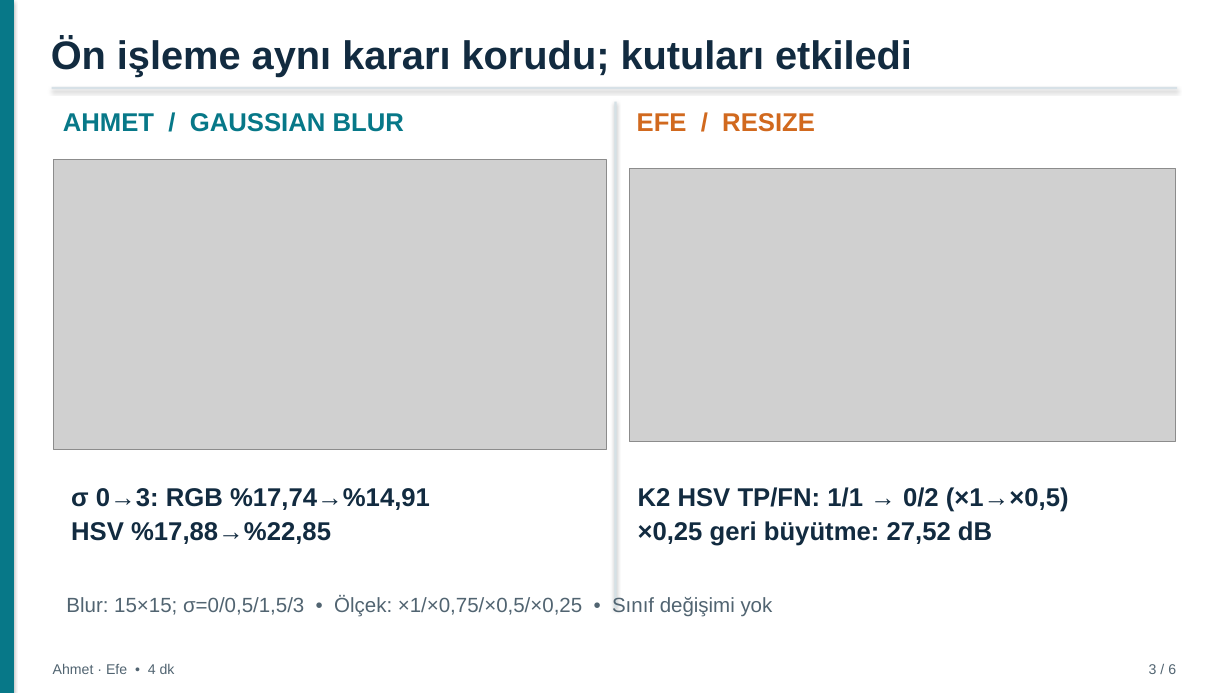
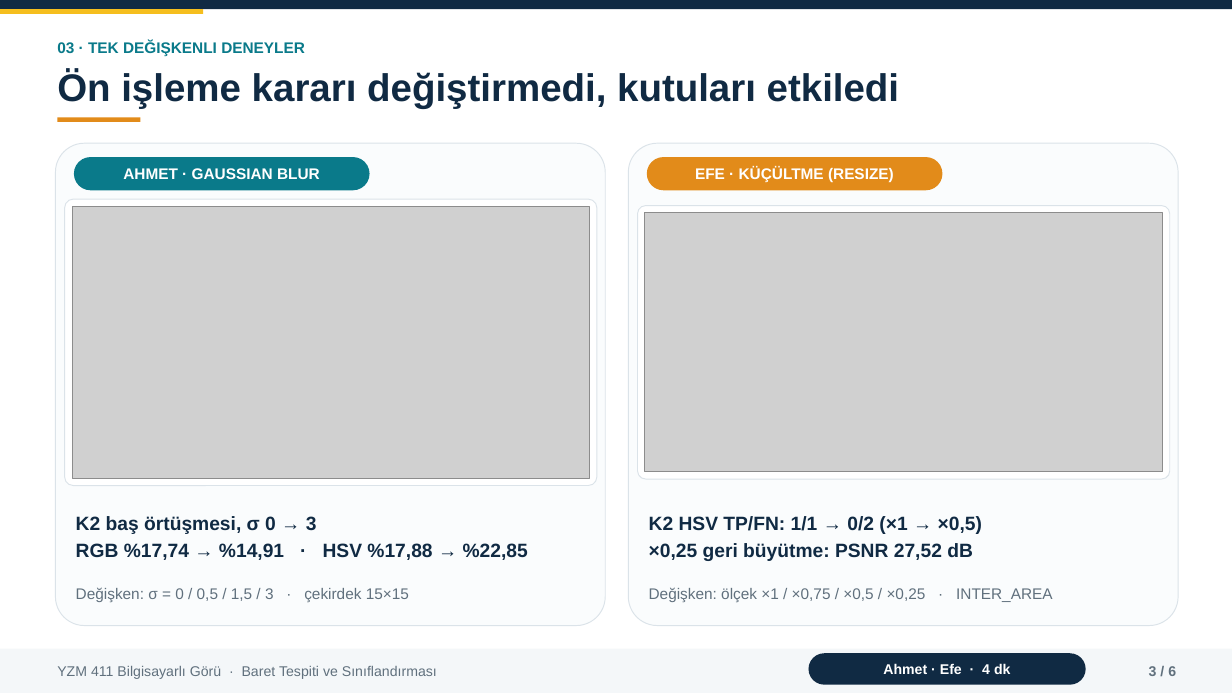
Before and after one commit to mderviskocar/barettespiti, a slide deck: slide 3 of sunum/baret_tespiti_sunum.pptx. Drawn at 1232x693 pixels with LibreOffice and Linux fonts; fonts in the diff are those of the drawing; grey boxes stand for pictures. Boxes give left, top, right and bottom in pixels: in the first picture for what was removed or moved away, otherwise in the second. Text is boxed around its words. In the diff, an @@ line names an element or a change of style, - is before the commit and + after.

Commit message:
Sunum tasarımı: yeni görsel düzen (kartlar, istatistik kutuları, sonuç tablosu, tutarlı alt bilgi)

```diff
--- a/sunum/baret_tespiti_sunum.pptx
+++ b/sunum/baret_tespiti_sunum.pptx
@@ rectangle: place and size @@
-rectangle at (52, 87, 1177, 90)
+rectangle at (0, 0, 1232, 9)
@@ rectangle at (0, 0, 1232, 9): fill #D7E1E7 to #102A43; shadow off @@
@@ rectangle removed at (0, 0, 14, 693) @@
@@ rectangle added at (0, 9, 203, 14), fill #F5BE1E @@
@@ text added at (57, 40, 305, 56), 12 pt, text #0A7A8A, bold @@
+03 · TEK DEĞIŞKENLI DENEYLER
@@ text at (57, 71, 899, 109): text changed; size 31 to 30 pt; text colour #122B40 to #102A43 @@
-Ön işleme aynı kararı korudu; kutuları etkiledi
+Ön işleme kararı değiştirmedi, kutuları etkiledi
@@ rectangle added at (57, 117, 140, 122), fill #E28B1A @@
@@ rectangle removed at (615, 102, 617, 608) @@
@@ rounded rectangle added at (55, 143, 605, 626), fill #FAFCFD, outline #DBE3E9 0.75 pt @@
@@ rounded rectangle added at (628, 143, 1178, 626), fill #FAFCFD, outline #DBE3E9 0.75 pt @@
@@ rounded rectangle "AHMET · GAUSSIAN BLUR": place and size @@
-rounded rectangle "AHMET · GAUSSIAN BLUR" at (63, 113, 404, 132)
+rounded rectangle "AHMET · GAUSSIAN BLUR" at (74, 157, 370, 190)
@@ rounded rectangle "AHMET · GAUSSIAN BLUR" at (74, 157, 370, 190): fill none to #0A7A8A @@
@@ text in rounded rectangle at (123, 168, 320, 179): text changed; size 20 to 12 pt; text colour #077888 to #FFFFFF @@
-AHMET / GAUSSIAN BLUR
+AHMET · GAUSSIAN BLUR
@@ rounded rectangle "EFE · KÜÇÜLTME (RESIZE)": place and size @@
-rounded rectangle "EFE · KÜÇÜLTME (RESIZE)" at (637, 113, 815, 132)
+rounded rectangle "EFE · KÜÇÜLTME (RESIZE)" at (647, 157, 943, 190)
@@ rounded rectangle "EFE · KÜÇÜLTME (RESIZE)" at (647, 157, 943, 190): fill none to #E28B1A @@
@@ text in rounded rectangle at (695, 167, 894, 182): text changed; size 20 to 12 pt; text colour #D1691E to #FFFFFF @@
-EFE / RESIZE
+EFE · KÜÇÜLTME (RESIZE)
@@ rounded rectangle added at (65, 199, 597, 485), fill #FFFFFF, outline #DBE3E9 0.75 pt @@
@@ picture: place and size @@
-picture at (54, 160, 606, 450)
+picture at (72, 206, 590, 478)
@@ rounded rectangle added at (638, 206, 1170, 480), fill #FFFFFF, outline #DBE3E9 0.75 pt @@
@@ picture: place and size @@
-picture at (629, 168, 1176, 442)
+picture at (645, 213, 1163, 472)
@@ text at (76, 516, 528, 560): text changed; size 20 to 15 pt; text colour #122B40 to #102A43 @@
-σ 0→3: RGB %17,74→%14,91
-HSV %17,88→%22,85
+K2 baş örtüşmesi, σ 0 → 3
+RGB %17,74 → %14,91 · HSV %17,88 → %22,85
@@ text at (649, 516, 982, 561): text changed; size 20 to 15 pt; text colour #122B40 to #102A43 @@
-K2 HSV TP/FN: 1/1 → 0/2 (×1→×0,5)
-×0,25 geri büyütme: 27,52 dB
+K2 HSV TP/FN: 1/1 → 0/2 (×1 → ×0,5)
+×0,25 geri büyütme: PSNR 27,52 dB
@@ text added at (76, 587, 409, 602), 12 pt, text #60707D @@
+Değişken: σ = 0 / 0,5 / 1,5 / 3 · çekirdek 15×15
@@ text at (649, 587, 1053, 602): text changed; size 16 to 12 pt; text colour #516471 to #60707D @@
-Blur: 15×15; σ=0/0,5/1,5/3 • Ölçek: ×1/×0,75/×0,5/×0,25 • Sınıf değişimi yok
+Değişken: ölçek ×1 / ×0,75 / ×0,5 / ×0,25 · INTER_AREA
@@ rectangle added at (0, 649, 1232, 693), fill #F4F7F9 @@
@@ rounded rectangle "Ahmet · Efe · 4 ...": place and size @@
-rounded rectangle "Ahmet · Efe · 4 ..." at (53, 664, 175, 674)
+rounded rectangle "Ahmet · Efe · 4 ..." at (809, 653, 1086, 685)
@@ rounded rectangle "Ahmet · Efe · 4 ..." at (809, 653, 1086, 685): fill none to #102A43 @@
@@ text "3 / 6" at (1149, 666, 1176, 676): text colour #516471 to #60707D, bold on @@
@@ text added at (57, 666, 437, 679), 11 pt, text #60707D @@
+YZM 411 Bilgisayarlı Görü · Baret Tespiti ve Sınıflandırması
@@ text in rounded rectangle at (883, 663, 1010, 674): text changed; text colour #516471 to #FFFFFF; bold on @@
-Ahmet · Efe • 4 dk
+Ahmet · Efe · 4 dk
```
Also in this commit, not shown: 5 other slides changed, 2 other files.
